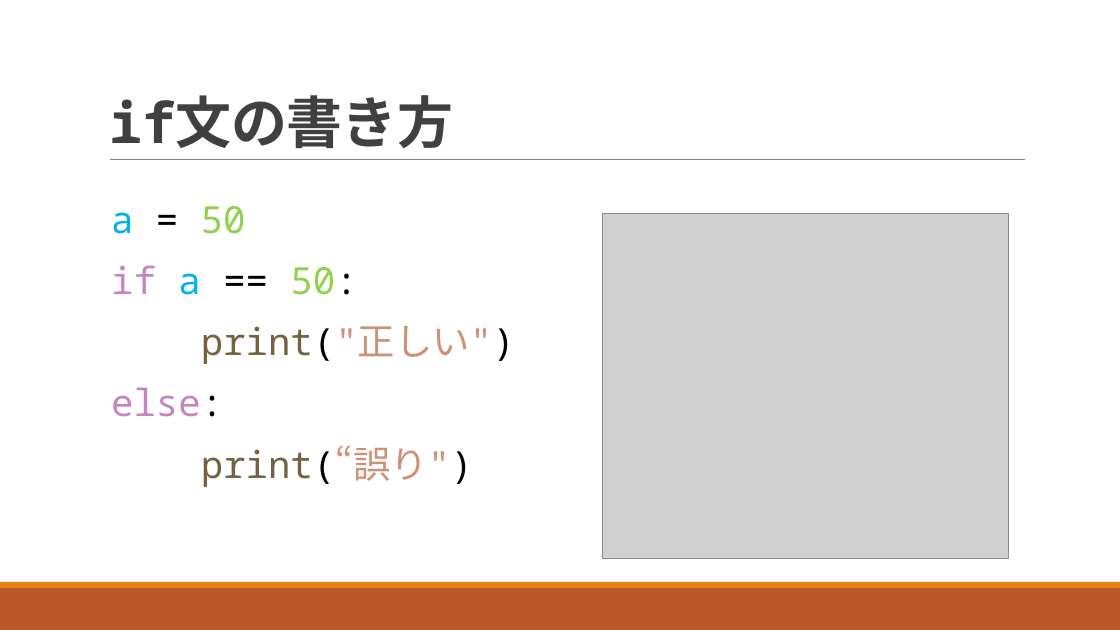
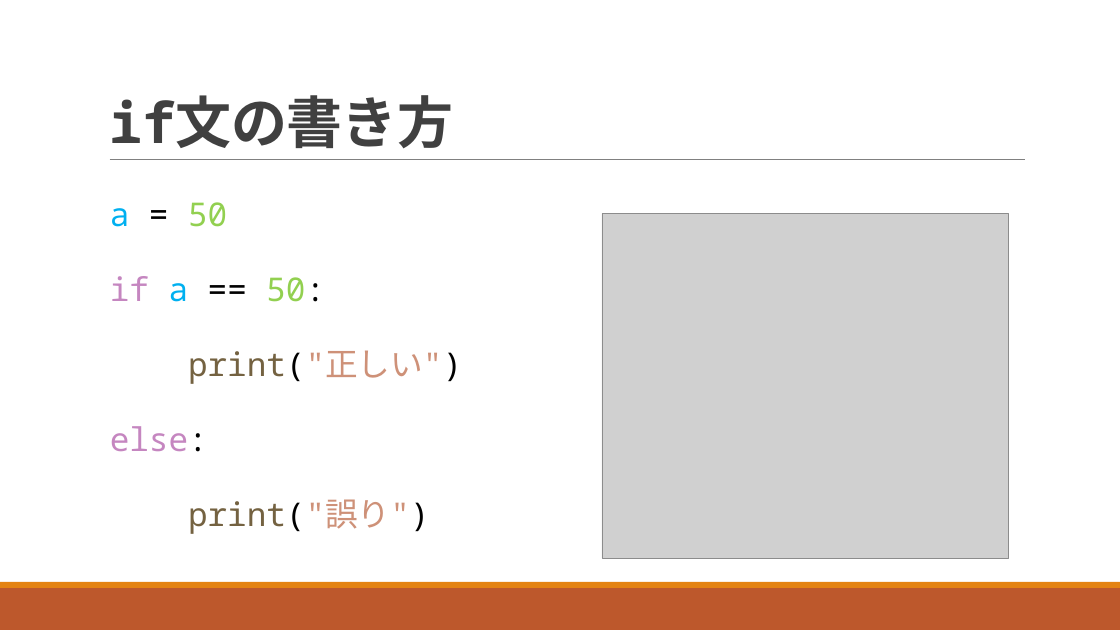
Before and after one commit to navy1634/Teach, a slide deck: slide 22 of 20230711/unit03.pptx (slide 19 before the commit). Drawn at 1120x630 pixels with LibreOffice and Linux fonts; fonts in the diff are those of the drawing; grey boxes stand for pictures. Boxes give left, top, right and bottom in pixels: in the first picture for what was removed or moved away, otherwise in the second. Text is boxed around its words. In the diff, an @@ line names an element or a change of style, - is before the commit and + after.

```diff
--- a/20230711/unit03.pptx
+++ b/20230711/unit03.pptx
@@ text at (110, 202, 462, 452): size 32 to 28 pt in "a = 50", "if a == 50:", "print("正しい")", "else:"; line spacing 1 to 1.5 @@
@@ text at (188, 499, 429, 534): text changed; size 32 to 28 pt @@
-  print(“誤り")
+  print("誤り")
```
Also in this commit, not shown: 31 other slides changed, 14 slides added, 4 slides removed, 1 other file.
